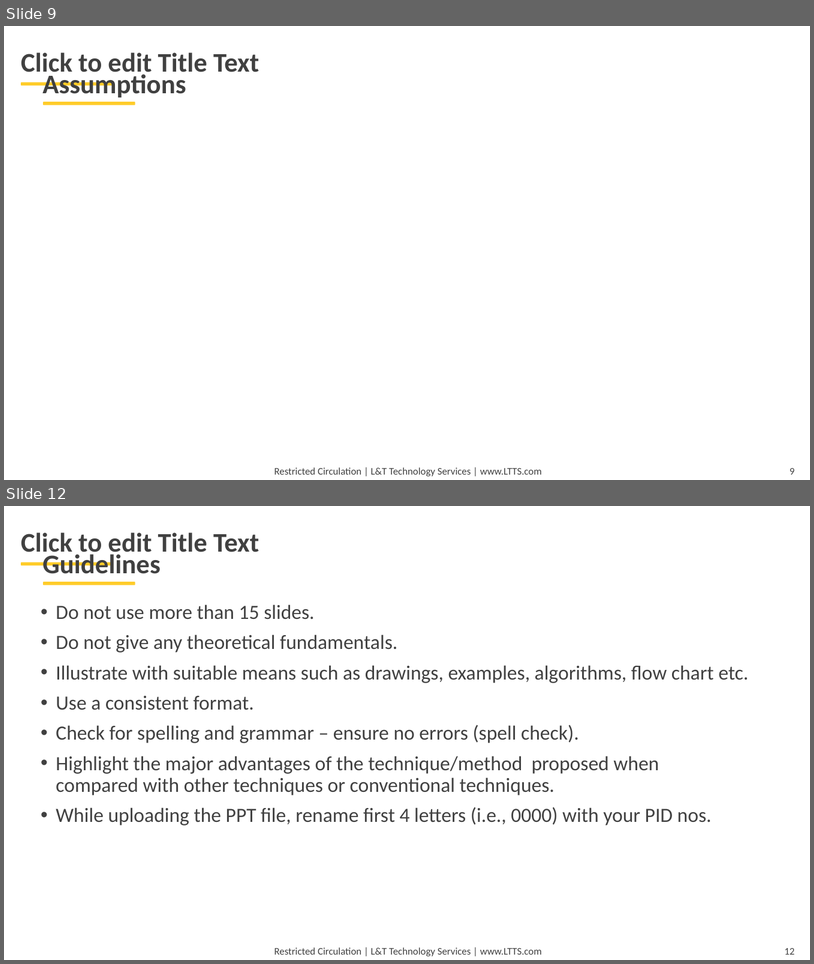
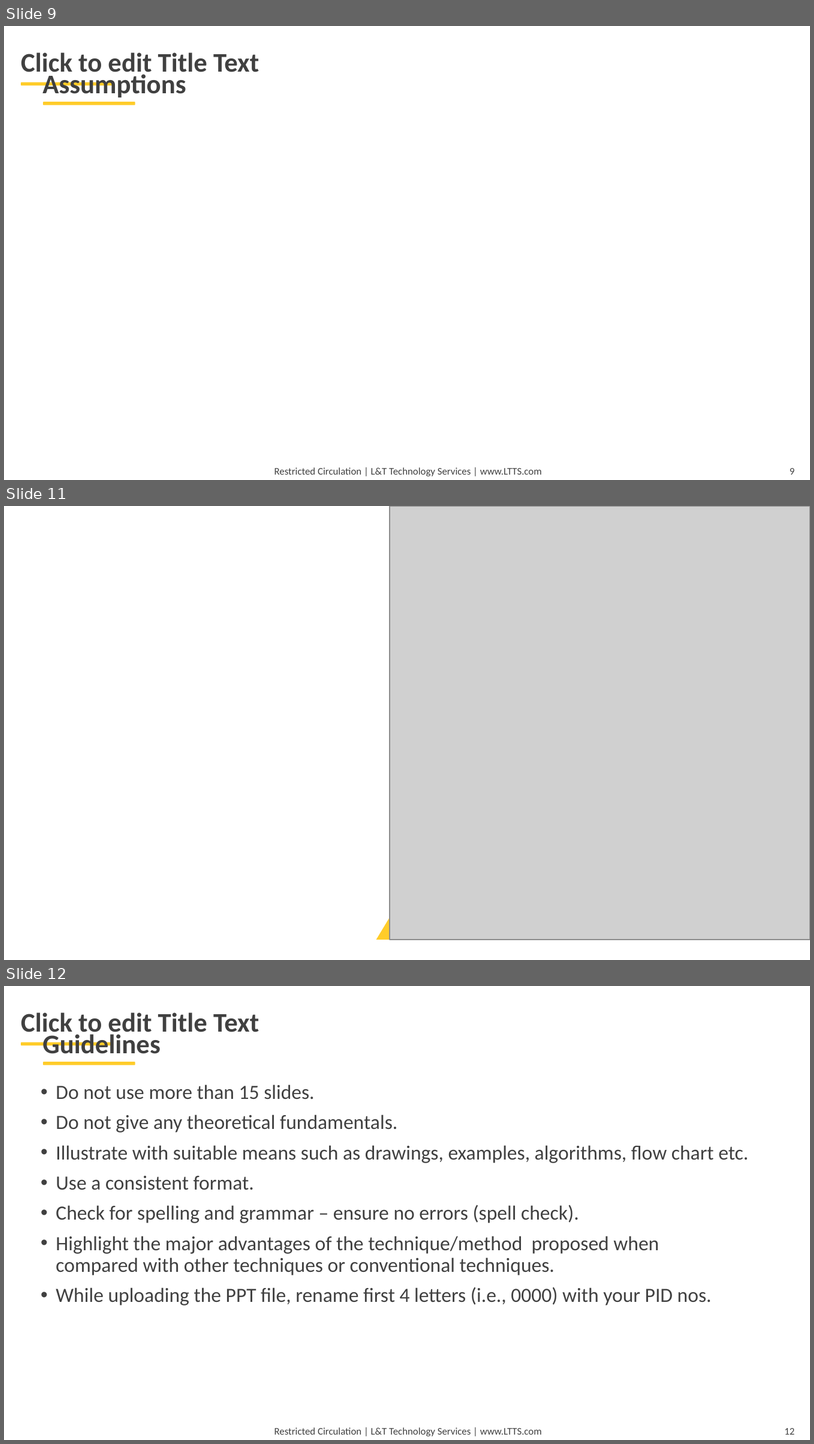
Before and after one commit to CodeCraftsman-Jr/TechgiumProject, a slide deck: PPT/PID_0000_TG8_PresentationRound.pptx. Shown one above the other, each under a label of ours: slides 9 and 12 before the commit, slides 9, 11 and 12 after it; the slides between them are not shown. The pictures are 814x964 and 814x1444 pixels, drawn with LibreOffice and Linux fonts; fonts in the diff are those of the drawing; grey boxes stand for pictures; background and template pictures are left out. Boxes give left, top, right and bottom in pixels: in the first picture for what was removed or moved away, otherwise in the second. Text is boxed around its words. In the diff, an @@ line names an element or a change of style, - is before the commit and + after.

```diff
--- a/PPT/PID_0000_TG8_PresentationRound.pptx
+++ b/PPT/PID_0000_TG8_PresentationRound.pptx
@@ slide 11 added at (x1=4, y1=506, x2=810, y2=960), background picture (left out) @@
@@ freeform shape added at (x1=377, y1=506, x2=810, y2=939), fill #FFCC29 @@
@@ picture added at (x1=390, y1=506, x2=810, y2=939) @@
@@ freeform shape added at (x1=30, y1=753, x2=53, y2=775), fill #FFFFFF @@
@@ freeform shape added at (x1=58, y1=760, x2=178, y2=771), fill #FFFFFF @@
```
Also in this commit, not shown: 7 slides changed, 1 slide removed, 18 other files.
